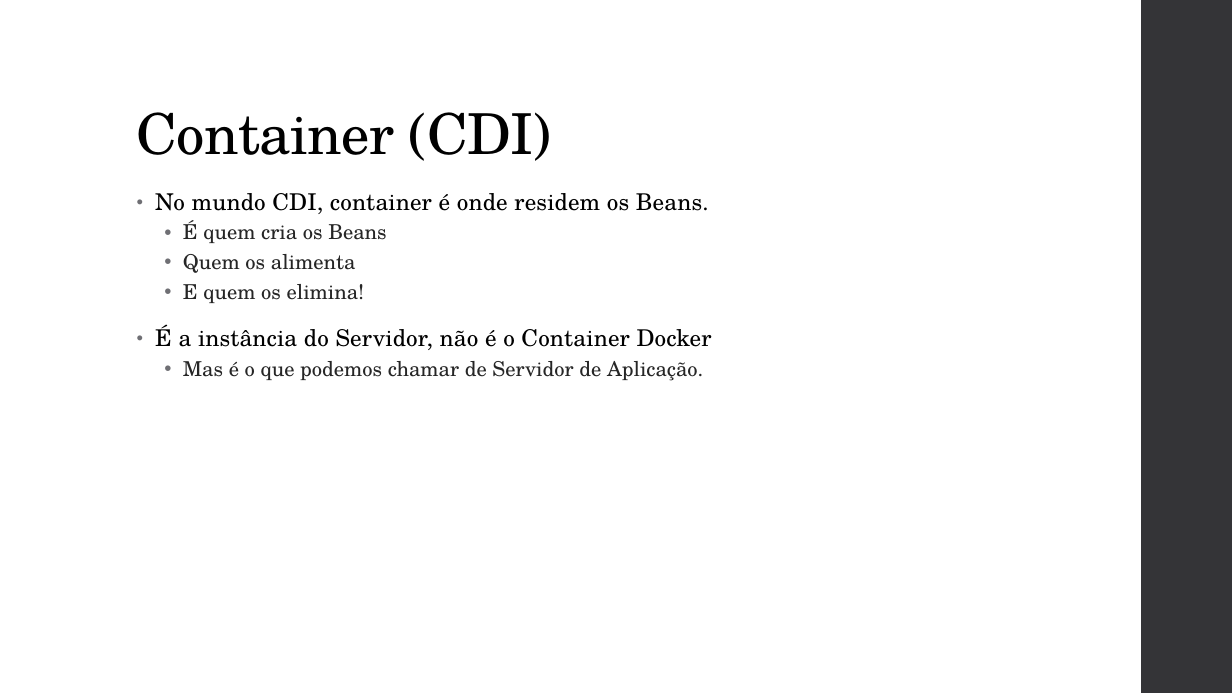
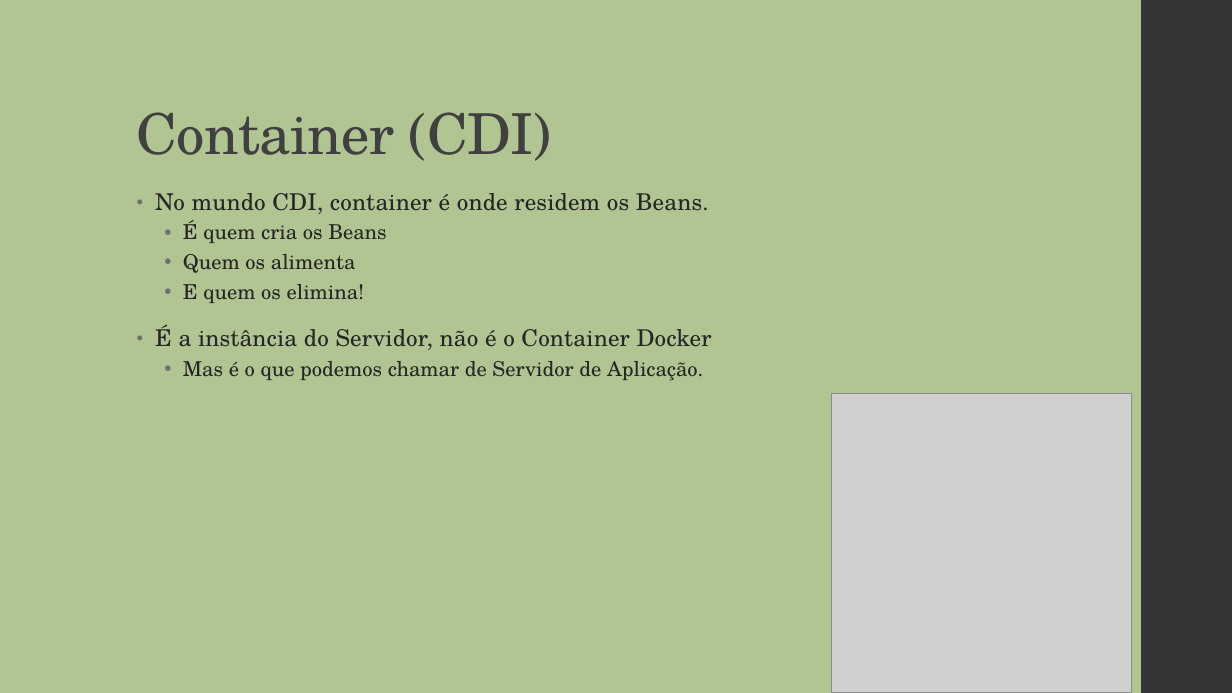
Before and after one commit to vepo/cdi-tutorial, a slide deck: slide 10 of resource/Java CDI.pptx (slide 9 before the commit). Drawn at 1232x693 pixels with LibreOffice and Linux fonts; fonts in the diff are those of the drawing; grey boxes stand for pictures. Boxes give left, top, right and bottom in pixels: in the first picture for what was removed or moved away, otherwise in the second. Text is boxed around its words. In the diff, an @@ line names an element or a change of style, - is before the commit and + after.

```diff
--- a/resource/Java CDI.pptx
+++ b/resource/Java CDI.pptx
@@ background #FFFFFF to #B0C592 @@
@@ title "Container (CDI)" at (x1=137, y1=112, x2=552, y2=161): text colour #000000 to #404040 @@
@@ text at (x1=155, y1=193, x2=712, y2=350): text colour #000000 to #262626 in "No mundo CDI, container é onde residem ...", "É a instância do Servidor, não é ..." @@
@@ picture added at (x1=832, y1=394, x2=1131, y2=693) @@
```
Also in this commit, not shown: 23 other slides changed, 4 slides added, 6 other files.
